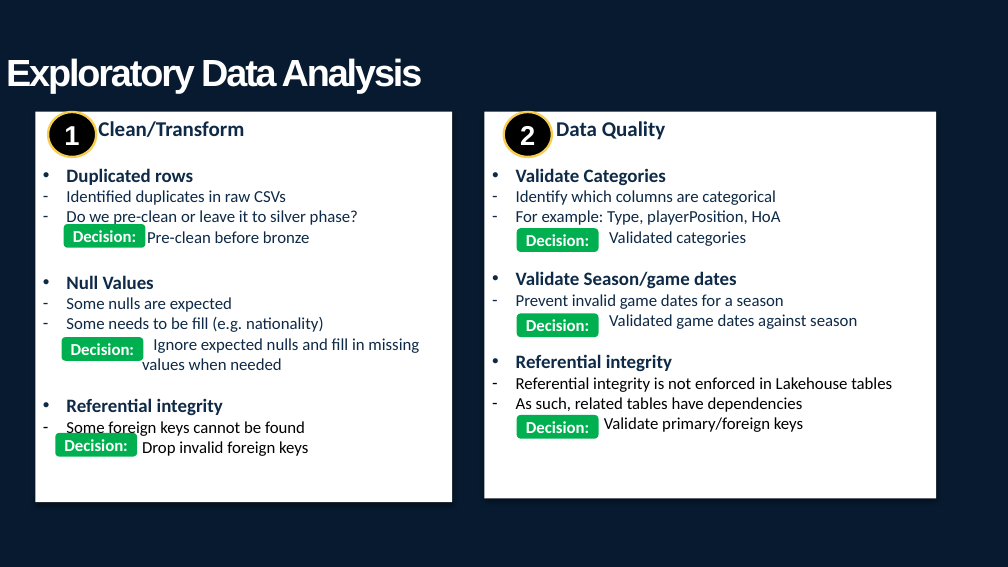
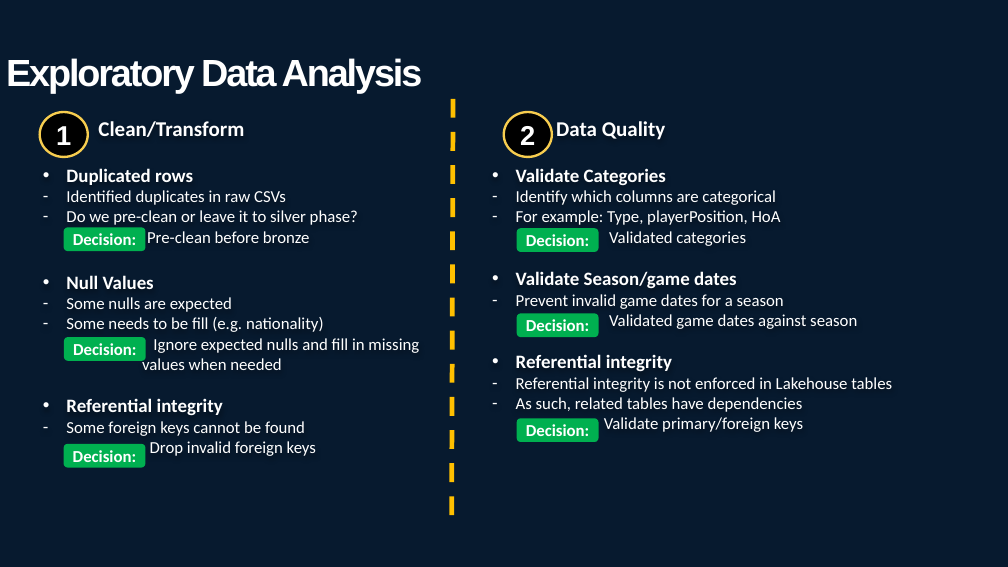
Before and after one commit to kwongheng/JDE10_final_project, a slide deck: slide 10 of docs/Final Project Presentation.pptx (slide 9 before the commit). Drawn at 1008x567 pixels with LibreOffice and Linux fonts; fonts in the diff are those of the drawing; background and template pictures are left out. Boxes give left, top, right and bottom in pixels: in the first picture for what was removed or moved away, otherwise in the second. Text is boxed around its words. In the diff, an @@ line names an element or a change of style, - is before the commit and + after.

```diff
--- a/docs/Final Project Presentation.pptx
+++ b/docs/Final Project Presentation.pptx
@@ text "Clean/Transform" moved from (x1=36, y1=112, x2=452, y2=503) to (x1=66, y1=121, x2=419, y2=456) @@
@@ text "Clean/Transform" at (x1=66, y1=121, x2=419, y2=456): text colour #0E2A47 to #FFFFFF in "Clean/Transform", "Duplicated rows", "Identified duplicates in raw CSVs", "Do we pre-clean or leave it to ..." and 6 more places; text colour #000000 to #FFFFFF in "Some foreign keys cannot be found", "Drop invalid foreign keys"; fill #FFFFFF to none; shadow off @@
@@ ellipse "1" moved from (x1=48, y1=112, x2=97, y2=157) to (x1=40, y1=112, x2=88, y2=157) @@
@@ line added from (453, 99) to (451, 527), #FFC000 4.5 pt dashed @@
@@ text "Data Quality" moved from (x1=485, y1=112, x2=937, y2=499) to (x1=516, y1=121, x2=892, y2=432) @@
@@ text "Data Quality" at (x1=516, y1=121, x2=892, y2=432): text colour #0E2A47 to #FFFFFF in "Data Quality", "Validate Categories", "Identify which columns are categorical", "For example: Type, playerPosition, HoA" and 5 more places; text colour #000000 to #FFFFFF in "Referential integrity is not enforced in Lakehouse ...", "As such, related tables have dependencies", "Validate primary/foreign keys"; fill #FFFFFF to none; shadow off @@
@@ rounded rectangle "Decision:" moved from (x1=64, y1=224, x2=145, y2=247) to (x1=64, y1=228, x2=145, y2=251) @@
@@ rounded rectangle "Decision:" moved from (x1=55, y1=433, x2=137, y2=457) to (x1=64, y1=444, x2=145, y2=467) @@
```
Also in this commit, not shown: 23 other slides changed, 5 slides added, 12 slides removed.
